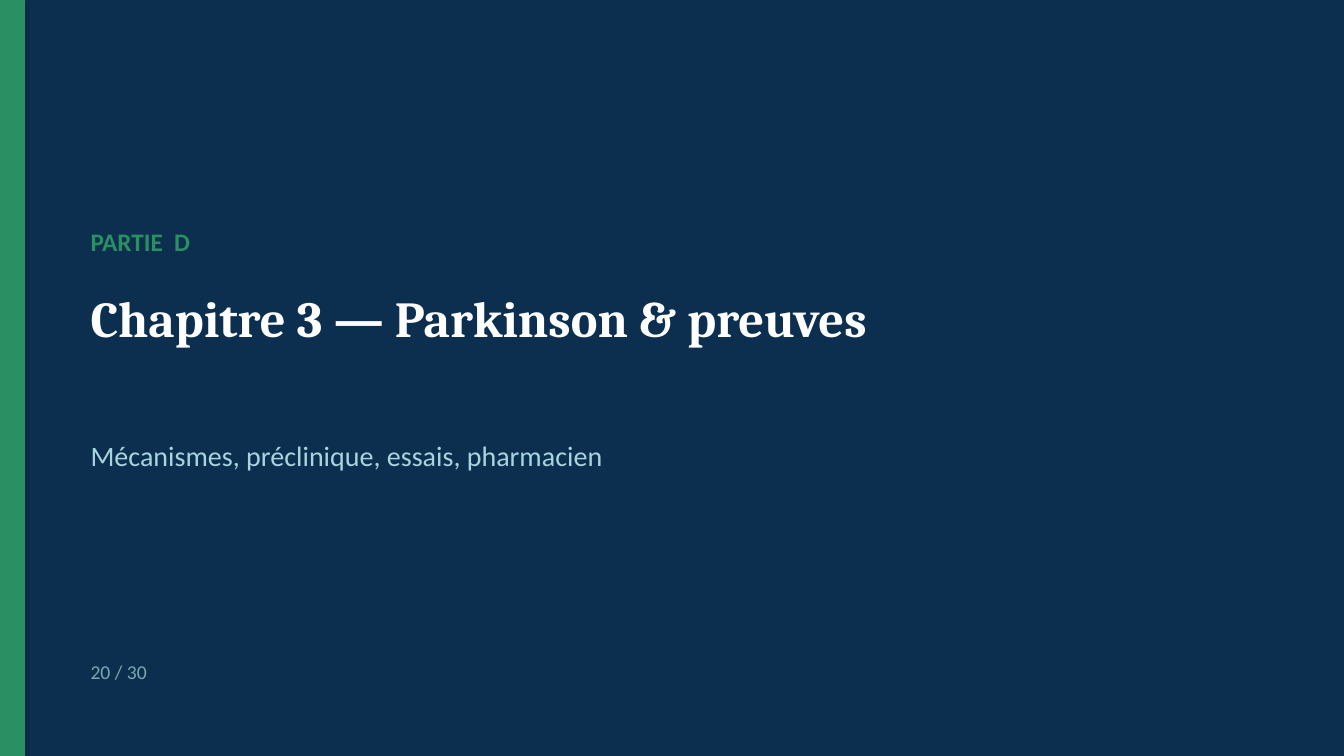
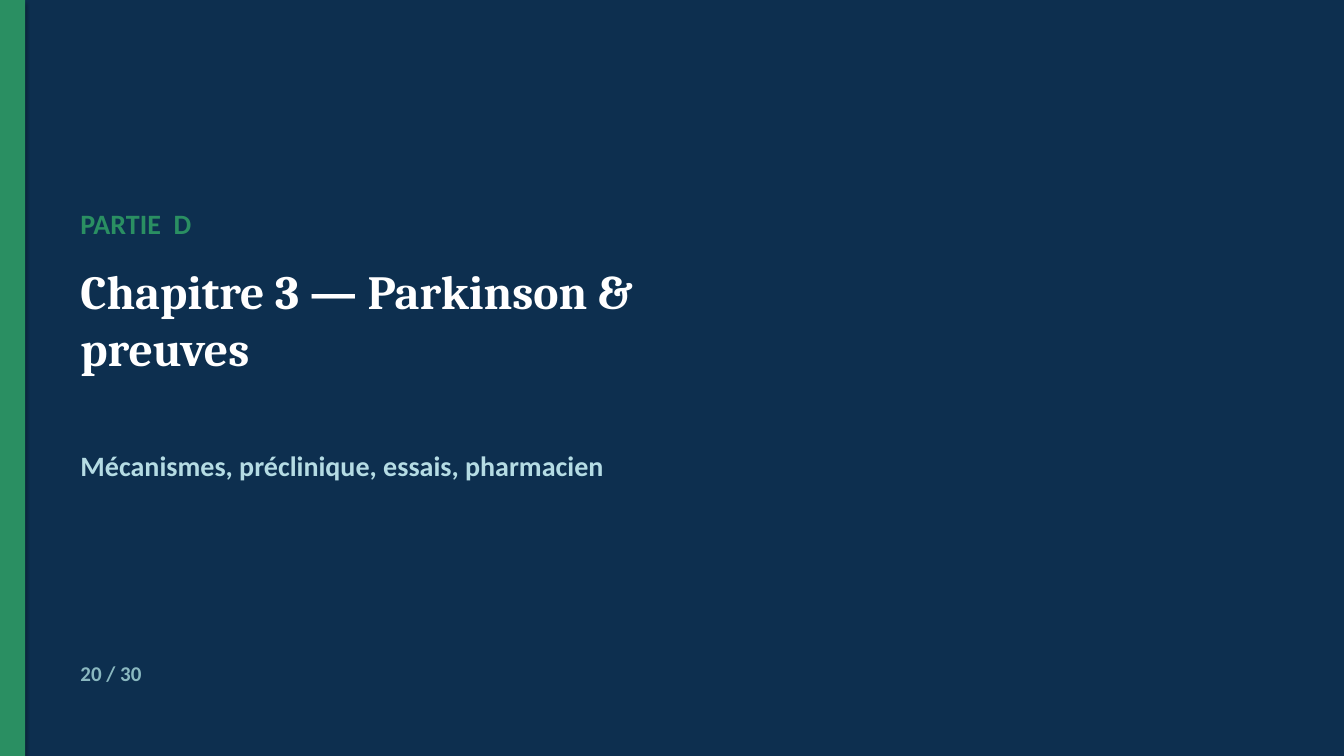
Before and after one commit to Mashtal-Platform/mashtal-platform, a slide deck: slide 20 of docs/presentation/Soutenance_GLP1_Parkinson.pptx. Drawn at 1344x756 pixels with LibreOffice and Linux fonts; fonts in the diff are those of the drawing. Boxes give left, top, right and bottom in pixels: in the first picture for what was removed or moved away, otherwise in the second. Text is boxed around its words. In the diff, an @@ line names an element or a change of style, - is before the commit and + after.

```diff
--- a/docs/presentation/Soutenance_GLP1_Parkinson.pptx
+++ b/docs/presentation/Soutenance_GLP1_Parkinson.pptx
@@ text "PARTIE D": place and size @@
-text "PARTIE D" at [91,235,190,251]
+text "PARTIE D" at [80,216,192,234]
@@ text "PARTIE D" at [80,216,192,234]: size 18 to 20 pt @@
@@ text "Chapitre 3 — Parkinson & ...": place and size @@
-text "Chapitre 3 — Parkinson & ..." at [91,302,866,348]
+text "Chapitre 3 — Parkinson & ..." at [80,276,588,376]
@@ text "Chapitre 3 — Parkinson & ..." at [80,276,588,376]: size 36 to 34 pt @@
@@ text "Mécanismes, préclinique, essais, pharmacien": place and size @@
-text "Mécanismes, préclinique, essais, pharmacien" at [91,446,602,471]
+text "Mécanismes, préclinique, essais, pharmacien" at [80,456,603,481]
@@ text "Mécanismes, préclinique, essais, pharmacien" at [80,456,603,481]: text colour #A8D4DE to #B5DCE4, bold on @@
@@ text "20 / 30": place and size @@
-text "20 / 30" at [91,666,147,679]
+text "20 / 30" at [80,667,141,681]
@@ text "20 / 30" at [80,667,141,681]: size 14 to 15 pt, text colour #7AA8B0 to #8AB8C0, bold on @@
```
Also in this commit, not shown: 28 other slides changed, 4 other files.
